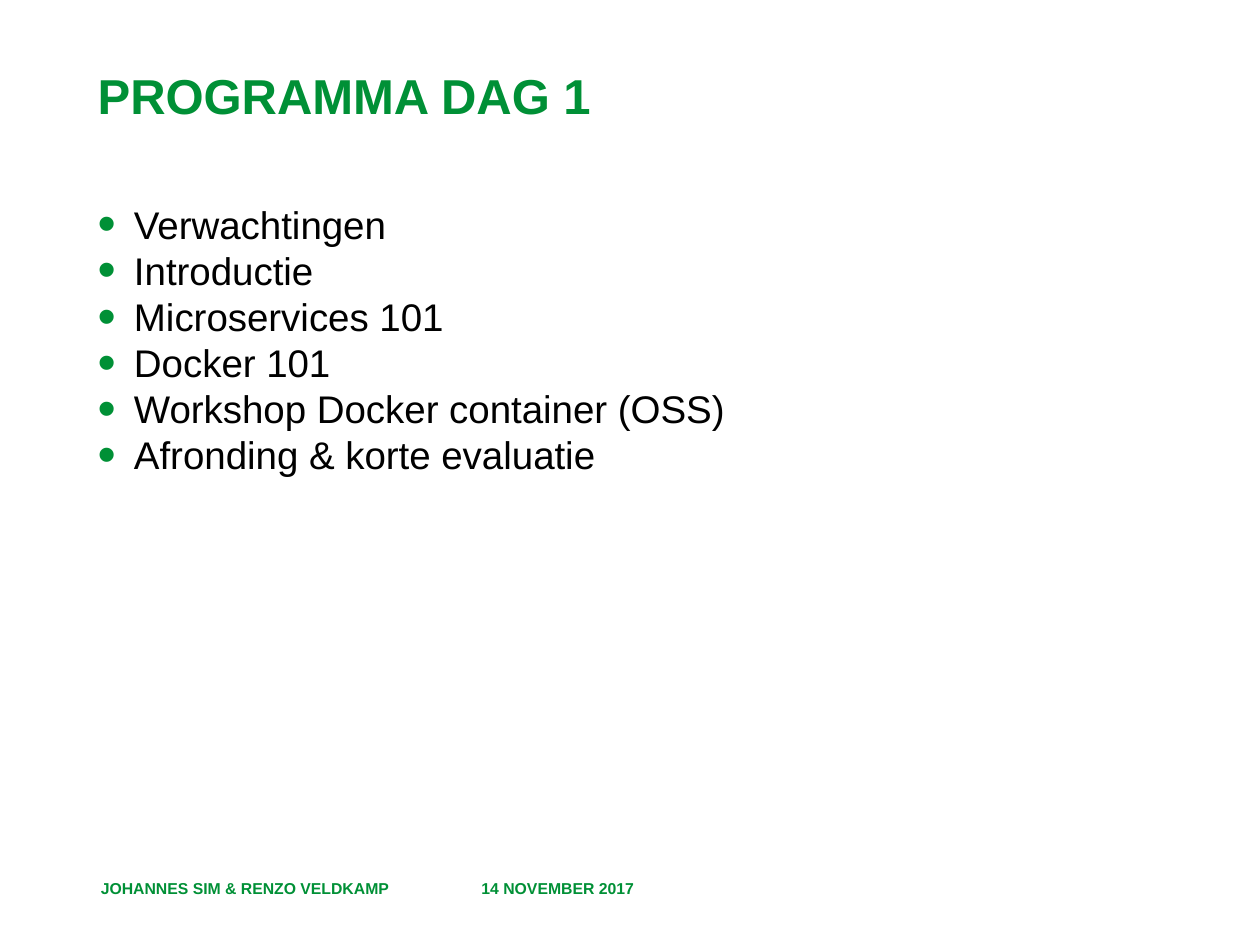
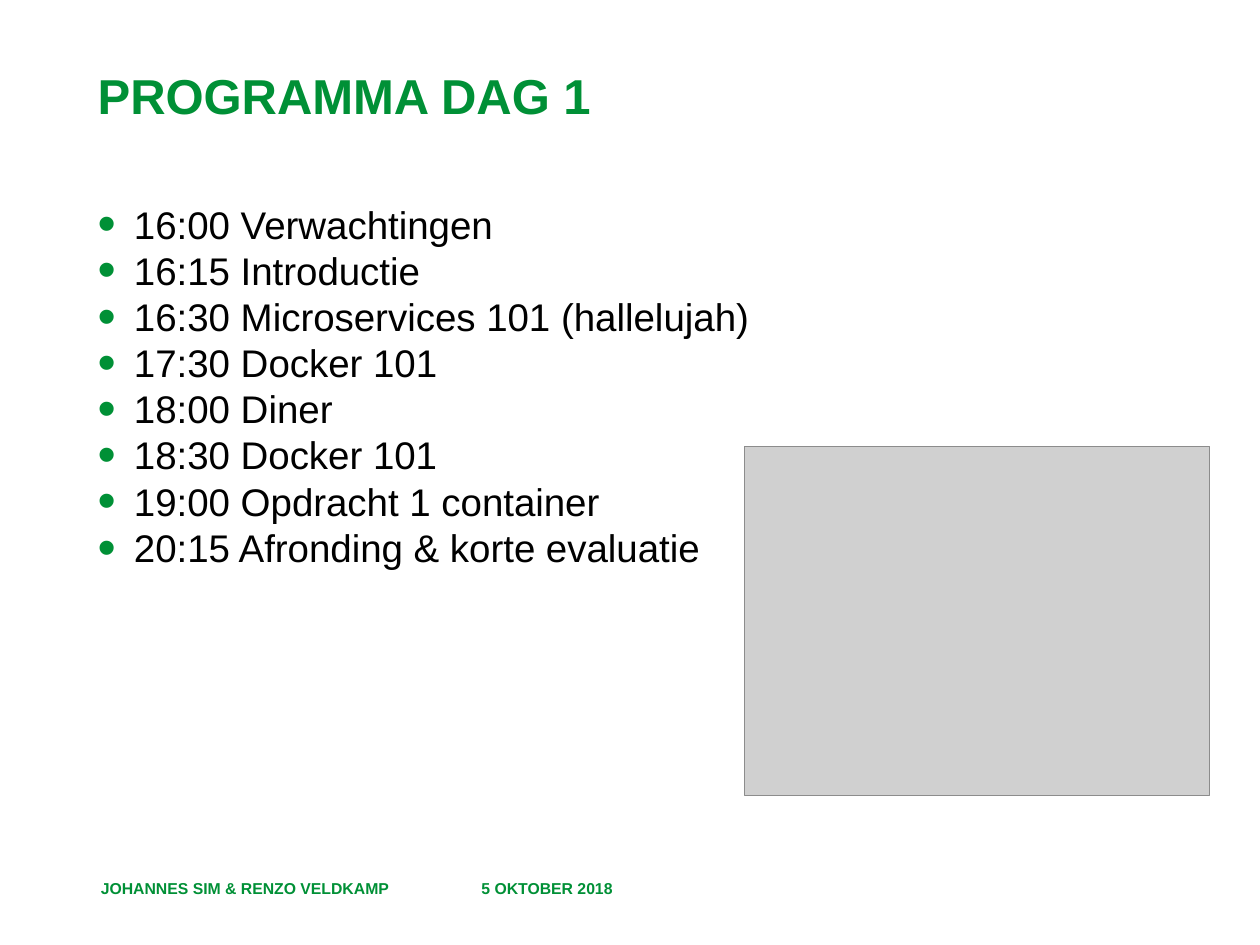
Before and after one commit to RenzoVeldkamp/MicroContainer, a slide deck: slide 4 of Presentatie/Programma en Leerdoelen.pptx. Drawn at 1260x945 pixels with LibreOffice and Linux fonts; fonts in the diff are those of the drawing; grey boxes stand for pictures; background and template pictures are left out. Boxes give left, top, right and bottom in pixels: in the first picture for what was removed or moved away, otherwise in the second. Text is boxed around its words. In the diff, an @@ line names an element or a change of style, - is before the commit and + after.

```diff
--- a/Presentatie/Programma en Leerdoelen.pptx
+++ b/Presentatie/Programma en Leerdoelen.pptx
@@ text at (x1=134, y1=211, x2=749, y2=569): text changed @@
-• Verwachtingen
-• Introductie
-• Microservices 101
-• Docker 101
-• Workshop Docker container (OSS)
-• Afronding & korte evaluatie
+• 16:00 Verwachtingen
+• 16:15 Introductie
+• 16:30 Microservices 101 (hallelujah)
+• 17:30 Docker 101
+• 18:00 Diner
+• 18:30 Docker 101
+• 19:00 Opdracht 1 container
+• 20:15 Afronding & korte evaluatie
@@ picture added at (x1=745, y1=446, x2=1210, y2=795) @@
@@ text at (x1=481, y1=883, x2=612, y2=894): text changed @@
-14 NOVEMBER 2017
+5 OKTOBER 2018
```
Also in this commit, not shown: 4 other slides changed, 1 slide added, 39 other files.
